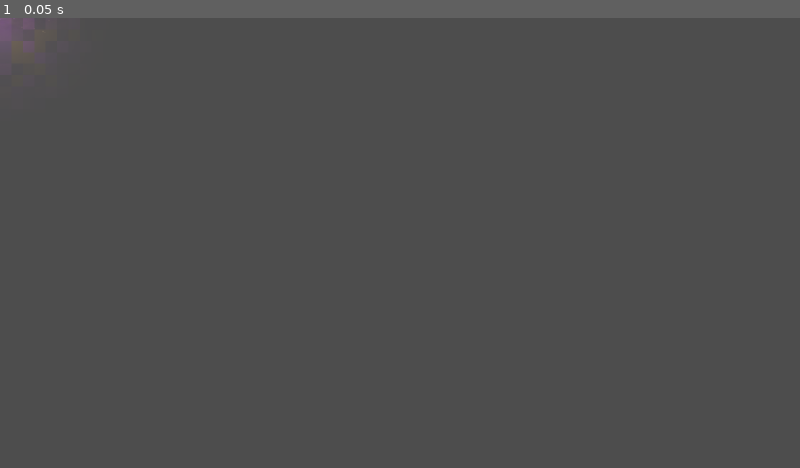
Above: before the commit, frame 1.
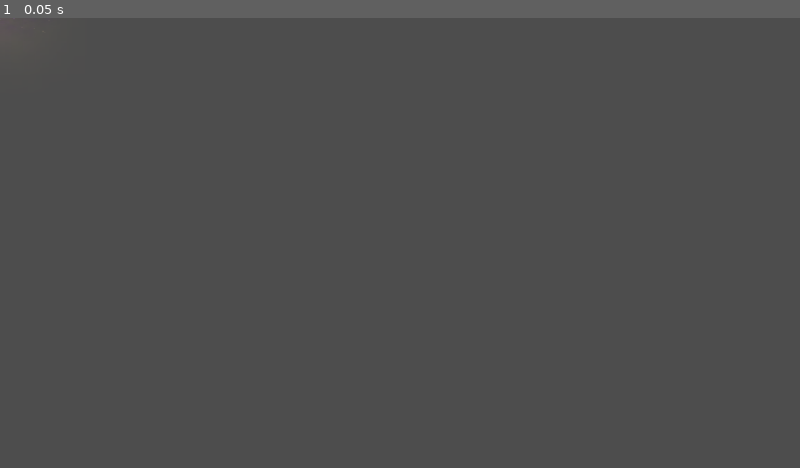
Above: after the commit, the same moment.

Repository: ramonsamagaio/Oathwake-Main
Game: Godot game, scene res://scenes/effects/AltarNativeVFXRig.tscn
The game is run twice, just before and just after one commit, with the same random seed, the same clock (stepped at 60 frames per second) and the same inputs. This scene is started directly instead of the project's main scene.
Inputs:
- Up to frame 1 (0.05 s): no input

The runs differ from the first frame. In frame 1, 0.1% of the frame differs, in the area x 0-4%, y 0-7%.

Commit message:
Add blend style and wider flicker controls to glow overlay shader

Diff:
--- a/shaders/effects/pixel_soft_glow.gdshader
+++ b/shaders/effects/pixel_soft_glow.gdshader
@@ -1,5 +1,7 @@
 shader_type canvas_item;
-render_mode blend_add, unshaded;
+render_mode blend_mix, unshaded;
+
+uniform sampler2D screen_texture : hint_screen_texture, repeat_disable, filter_nearest;
 
 uniform vec4 palette_color_1 : source_color = vec4(0.92, 0.22, 1.00, 0.55);
 uniform vec4 palette_color_2 : source_color = vec4(0.50, 0.08, 0.95, 0.50);
@@ -8,22 +10,26 @@
 uniform vec4 palette_color_5 : source_color = vec4(0.08, 0.02, 0.16, 0.28);
 uniform vec4 palette_color_6 : source_color = vec4(1.00, 1.00, 1.00, 0.38);
 uniform float palette_count : hint_range(1.0, 6.0, 1.0) = 4.0;
-uniform float color_cycle_speed : hint_range(-12.0, 12.0, 0.01) = 0.65;
+uniform float color_cycle_speed : hint_range(-120.0, 120.0, 0.01) = 0.65;
 uniform float palette_blend : hint_range(0.0, 1.0, 0.01) = 0.55;
 
 uniform float core_radius : hint_range(0.0, 0.5, 0.01) = 0.14;
 uniform float edge_radius : hint_range(0.1, 0.9, 0.01) = 0.5;
 uniform float falloff : hint_range(0.5, 8.0, 0.1) = 2.8;
 uniform float pixel_steps : hint_range(4.0, 256.0, 1.0) = 28.0;
-uniform float opacity : hint_range(0.0, 2.0, 0.01) = 1.0;
+uniform float opacity : hint_range(0.0, 2.0, 0.01) = 0.35;
 uniform float glow_intensity : hint_range(0.0, 4.0, 0.01) = 1.0;
 
 uniform float pulse_strength : hint_range(0.0, 1.0, 0.01) = 0.12;
-uniform float pulse_speed : hint_range(0.0, 12.0, 0.01) = 1.3;
+uniform float pulse_speed : hint_range(0.0, 120.0, 0.01) = 1.3;
 uniform float flicker_strength : hint_range(0.0, 1.0, 0.01) = 0.14;
-uniform float flicker_speed : hint_range(0.0, 60.0, 0.1) = 12.0;
-uniform float flicker_randomness : hint_range(0.0, 1.0, 0.01) = 0.28;
+uniform float flicker_speed : hint_range(0.0, 360.0, 0.1) = 12.0;
+uniform float flicker_randomness : hint_range(0.0, 6.0, 0.01) = 0.28;
 uniform float seed_offset : hint_range(0.0, 1000.0, 0.1) = 17.0;
+
+// 0 Normal, 1 Add, 2 Screen, 3 Multiply, 4 Overlay, 5 Soft Light
+uniform float blend_style : hint_range(0.0, 5.0, 1.0) = 1.0;
+uniform float blend_amount : hint_range(0.0, 1.0, 0.01) = 1.0;
 
 float hash(vec2 p) {
 	p = fract(p * vec2(123.34, 456.21));
@@ -49,6 +55,37 @@
 	return mix(palette_at(low_index), palette_at(high_index), t);
 }
 
+vec3 overlay_blend(vec3 base, vec3 layer) {
+	vec3 low = 2.0 * base * layer;
+	vec3 high = 1.0 - 2.0 * (1.0 - base) * (1.0 - layer);
+	return mix(low, high, step(vec3(0.5), base));
+}
+
+vec3 soft_light_blend(vec3 base, vec3 layer) {
+	vec3 dark = 2.0 * base * layer + base * base * (1.0 - 2.0 * layer);
+	vec3 light = sqrt(max(base, vec3(0.0))) * (2.0 * layer - 1.0) + 2.0 * base * (1.0 - layer);
+	return mix(dark, light, step(vec3(0.5), layer));
+}
+
+vec3 apply_blend_style(vec3 base, vec3 layer, float style) {
+	if (style < 0.5) {
+		return layer;
+	}
+	if (style < 1.5) {
+		return base + layer;
+	}
+	if (style < 2.5) {
+		return 1.0 - (1.0 - base) * (1.0 - layer);
+	}
+	if (style < 3.5) {
+		return base * layer;
+	}
+	if (style < 4.5) {
+		return overlay_blend(base, layer);
+	}
+	return soft_light_blend(base, layer);
+}
+
 void fragment() {
 	vec2 pixel_uv = floor(UV * pixel_steps) / pixel_steps + vec2(0.5 / pixel_steps);
 	float distance_from_center = distance(pixel_uv, vec2(0.5));
@@ -61,5 +98,12 @@
 	float flicker = 1.0 - flicker_strength + (sin(flicker_phase) * 0.5 + 0.5) * flicker_strength;
 	vec4 base_texture = texture(TEXTURE, UV);
 	vec4 palette_color = sample_palette(TIME * color_cycle_speed + local_seed * palette_count);
-	COLOR = vec4(palette_color.rgb, palette_color.a * glow_mask * base_texture.a * pulse * flicker * glow_intensity * opacity);
+	float effect_alpha = clamp(palette_color.a * glow_mask * base_texture.a * pulse * flicker * glow_intensity * opacity, 0.0, 1.0);
+
+	vec3 screen_color = texture(screen_texture, SCREEN_UV).rgb;
+	vec3 effect_color = palette_color.rgb * glow_intensity;
+	vec3 blended_color = apply_blend_style(screen_color, effect_color, blend_style);
+	vec3 final_color = mix(screen_color, clamp(blended_color, 0.0, 1.0), effect_alpha * blend_amount);
+
+	COLOR = vec4(final_color, effect_alpha);
 }
